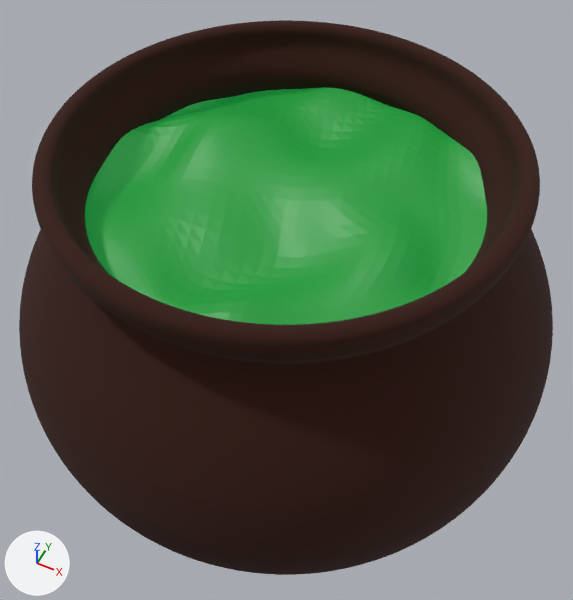
Two versions of the Blender file blender-2.8/simple (with-materials)/witch-pot.blend, one commit apart.
One viewpoint serves both versions: a 50 mm lens placed at (0.679, -1.355, 1.743), pointed at (-0.017, 0.036, 0.005). Every picture has the same lights, and +X, +Y and +Z are marked at lower left.

Objects in the first picture: 'Pot', 'Potion'.
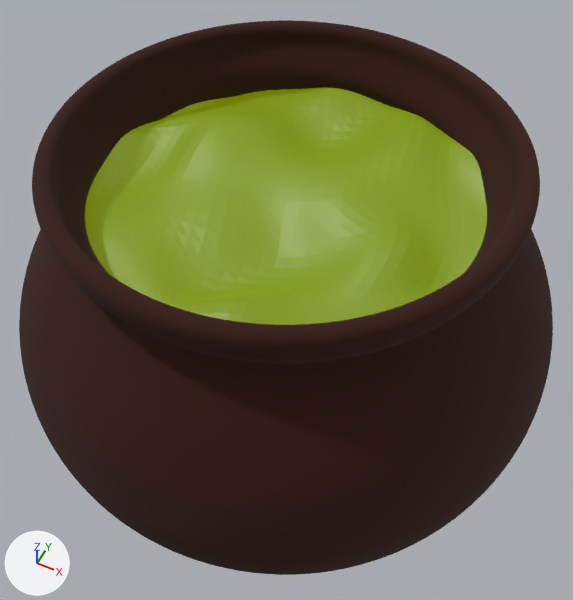
The change, as JSON lines over the scene's bpy script:
```json
{"op": "set", "path": "mat_material_001.base_color", "old": "(0.0, 0.157, 0.00492)", "new": "(0.0874, 0.157, 0.0)", "note": "dark green #006e0f -> dark green #536e00"}
{"op": "set", "path": "mat_material_001.emission_color", "old": "(0.00655, 0.168, 0.0307)", "new": "(0.132, 0.168, 0.0)", "note": "dark green #137231 -> dark yellow #667200"}
```

What differs and where, as boxes [x1, y1, x2, y2] in the pictures (573 x 600 px):
```json
{"object": "Potion", "change": "recoloured", "before": [85, 87, 487, 325], "after": [85, 87, 487, 325]}
```
